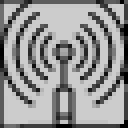
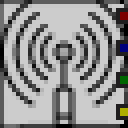
Before/after of a 128 x 128 layered artwork. What changed in the layer stack:
added layer "ports l copy" above "3222629.png" over (116, 8, 128, 120)
